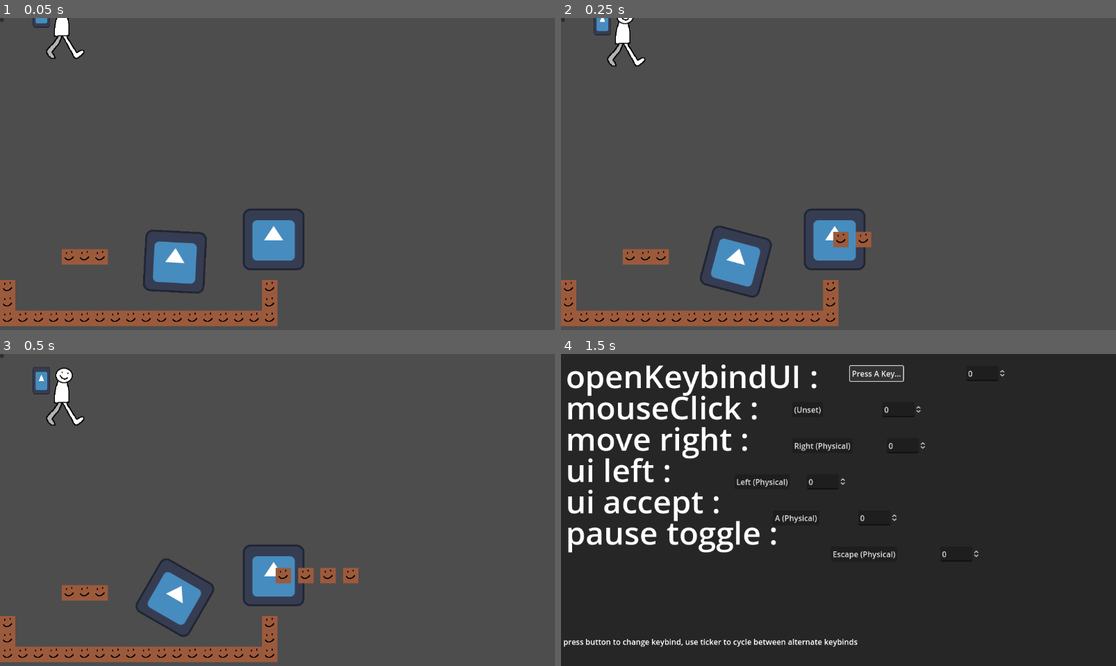
Above: before the commit, frames 1-4 (two rows, left to right).
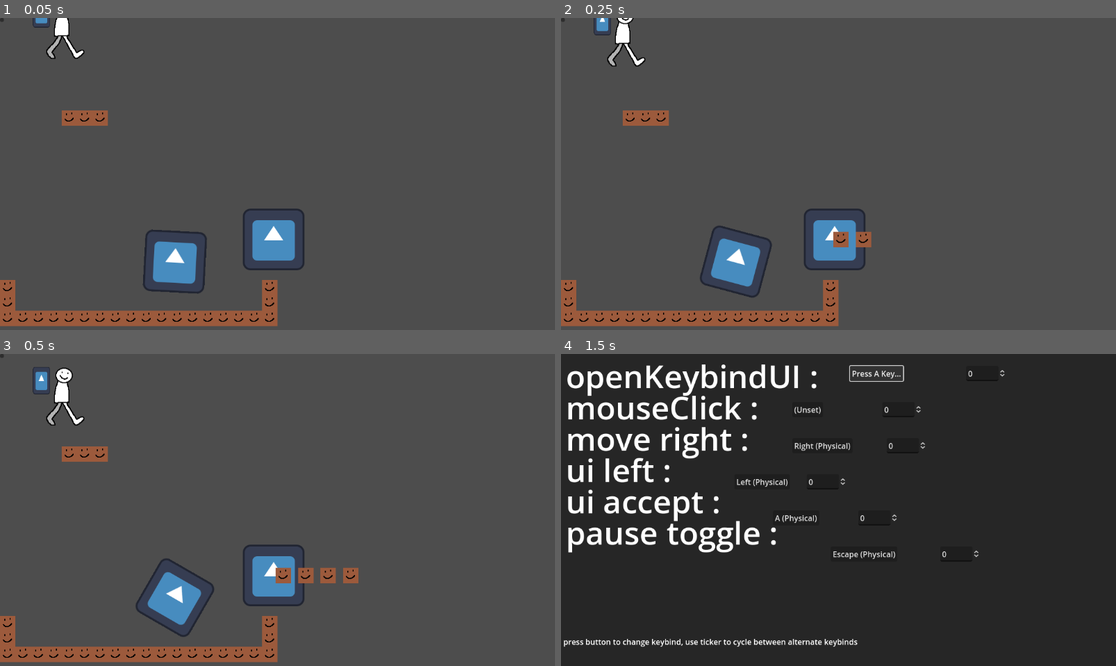
Above: after the commit, the same moments.

Repository: kaitaobenson/Dunebound
Game: Godot game, scene res://Scenes/Main.tscn
Same seed, same stepped clock (60 frames per second), same inputs: the game is played once before the commit and once after it. The engine's default icon, where the game draws it, is replaced by a stand-in: a white triangle on a blue panel in a dark square.
Inputs (mouse positions are in pixels of both pictures, inside the frame that each line leads up to):
- Up to frame 1 (0.05 s): no input
- Up to frame 2 (0.25 s): no input
- Up to frame 3 (0.5 s): no input
- Up to frame 4 (1.5 s): move the mouse to (960, 494) at 0.52 s; hold Right (move-right) 0.53-1.25 s; tap = (openKeybindUI) at 0.6 s; click (960, 494) at 0.67 s; tap A (ui_accept) at 0.77 s; click "Equal (Physical)" at 1.25 s

The runs differ from the first frame. In frame 1, 0.8% of the frame differs, in the area x 11-20%, y 29-80%; in frame 2, 0.8%; in frame 3, 0.8%; in frame 4, nothing differs.

Commit message:
less crap more grap

Diff:
--- a/KaiTest3/Scenes/Main.tscn
+++ b/KaiTest3/Scenes/Main.tscn
@@ -137,7 +137,7 @@
 tile_set = SubResource("TileSet_0pe5f")
 cell_quadrant_size = 32
 format = 2
-layer_0/tile_data = PackedInt32Array(1245184, 0, 0, 1245185, …(267 unchanged characters)… 29, 0, 0, 1114112, 0, 0, 1179648, 0, 0, 983044, 0, 0, 983045, 0, 0, 983046, 0, 0)
+layer_0/tile_data = PackedInt32Array(1245184, 0, 0, 1245185, …(267 unchanged characters)… 29, 0, 0, 1114112, 0, 0, 1179648, 0, 0, 393220, 0, 0, 393221, 0, 0, 393222, 0, 0)
 
 [node name="Player" type="CharacterBody2D" parent="."]
 position = Vector2(132, 26)
@@ -155,7 +155,6 @@
 sprite_frames = SubResource("SpriteFrames_dpc2o")
 
 [node name="grappleHook" parent="Player" instance=ExtResource("4_8iffy")]
-metadata/hookSpeed = 100
 
 [node name="keybindHandler" type="Node" parent="."]
 script = ExtResource("3_cnpip")
--- a/KaiTest3/Scripts/CharacterBody2D.gd
+++ b/KaiTest3/Scripts/CharacterBody2D.gd
@@ -17,10 +17,16 @@
 
 # WALK
 func _physics_process(delta):
+	if(is_on_floor()):
+		self.rotation = 0
 	if(grappleDownProcessActive):
 		grappleHook.rope.set_point_position(0,self.position)
 		self.rotation = (self.position - grappleHook.hook.position).normalized().angle() + PI
-		self.velocity += -(self.position - grappleHook.hook.position).normalized()
+		if(self.position<grappleHook.hook.position):
+			self.velocity = -(self.position - grappleHook.hook.position).normalized()*delta*grappleHook.get_meta("hookSpeed")
+		elif(self.position>grappleHook.hook.position):
+			self.velocity = (grappleHook.hook.position-self.position).normalized()*delta*grappleHook.get_meta("hookSpeed")
+		print(self.velocity)
 		var sillygoofy = move_and_collide(self.velocity)
 		if(sillygoofy!=null):
 			if(sillygoofy.get_collider()==grappleHook.hook):
@@ -65,16 +71,15 @@
 func _hitByBullet(damage:int):
 	print("hit by bullet")
 	doDamage(damage)
-
+func amPlayer():
+	pass
+func noGrapple():
+	pass
 func doDamage(damage:int):
 	health = health - damage
 	print(health)
 	if(health<=0):
 		die()
-func noGrapple():
-	pass
-func amPlayer():
-	pass
 func die():
 	self.queue_free()
 	#whatever you wanna do when you die
--- a/KaiTest3/grappleHandler.gd
+++ b/KaiTest3/grappleHandler.gd
@@ -27,7 +27,7 @@
 	#self.connect("tree_exiting",die())
 func _physics_process(delta):
 	print(checkForEntity(get_viewport().get_mouse_position()))
-	if(Input.is_mouse_button_pressed(MOUSE_BUTTON_LEFT)&&!mousePressed&&checkForEntity(get_viewport().get_mouse_position())):
+	if(Input.is_mouse_button_pressed(MOUSE_BUTTON_LEFT)&&!(activeGrappleGoUp||activeGrappleShooting)&&checkForEntity(get_viewport().get_mouse_position())):
 		mousePressed = true
 		activeGrappleShooting = true
 		activeGrappleGoUp = false
@@ -38,20 +38,28 @@
 		hook = get_node("hookTemplate").duplicate(15)
 		hook.position = self.get_parent().position
 		hook.rotation = (grappleTargetLocation - hook.position).normalized().angle()
-		hook.velocity = Vector2(sin(hook.rotation),cos(hook.rotation))*self.get_meta("hookSpeed")
+		hook.velocity = Vector2(sin(hook.rotation),cos(hook.rotation))*delta*self.get_meta("hookSpeed")
 		hook.get_node("hitbox").set_deferred("disabled",false)
 		sceneRoot.add_child(rope)
 		sceneRoot.add_child(hook)
 		print(hook.velocity)
-	if(activeGrappleShooting&&!activeGrappleGoUp):
-		hook.rotation = (grappleTargetLocation - hook.position).normalized().angle()
-		hook.velocity = Vector2(cos(hook.rotation),sin(hook.rotation))*self.get_meta("hookSpeed")
-		print(hook.velocity)
-		var goofing = hook.move_and_collide(hook.velocity*delta)
-		rope.set_point_position(1,hook.position)
-		rope.set_point_position(0,self.get_parent().position)
-		if(goofing&&!goofing.get_collider().has_method("noGrapple")):
-			#grapple hook hit something. start going up!
+	if(mousePressed):
+		if(!Input.is_mouse_button_pressed(MOUSE_BUTTON_LEFT)):
+			self.get_parent().grappleDownProcessActive = false
+			hook.queue_free()
+			rope.queue_free()
 			activeGrappleShooting = false
-			activeGrappleGoUp = true
-			self.get_parent().grappleDown()
+			activeGrappleGoUp = false
+			mousePressed = false
+			return
+		if(activeGrappleShooting&&!activeGrappleGoUp):
+			hook.rotation = (grappleTargetLocation - hook.position).normalized().angle()
+			hook.velocity = Vector2(cos(hook.rotation),sin(hook.rotation))*delta*self.get_meta("hookSpeed")
+			var goofing = hook.move_and_collide(hook.velocity)
+			rope.set_point_position(1,hook.position)
+			rope.set_point_position(0,self.get_parent().position)
+			if(goofing&&!goofing.get_collider().has_method("noGrapple")):
+				#grapple hook hit something. start going up!
+				activeGrappleShooting = false
+				activeGrappleGoUp = true
+				self.get_parent().grappleDown()
--- a/KaiTest3/grapple_hook.tscn
+++ b/KaiTest3/grapple_hook.tscn
@@ -13,11 +13,10 @@
 scale = Vector2(0.28125, 0.445313)
 texture = ExtResource("1_5rrs5")
 script = ExtResource("2_gy7mk")
-metadata/hookSpeed = 2
+metadata/hookSpeed = 10000000
 
 [node name="hookTemplate" type="CharacterBody2D" parent="."]
 z_index = -1
-metadata/hookSpeed = 50
 
 [node name="hitbox" type="CollisionShape2D" parent="hookTemplate"]
 shape = SubResource("RectangleShape2D_qh817")
